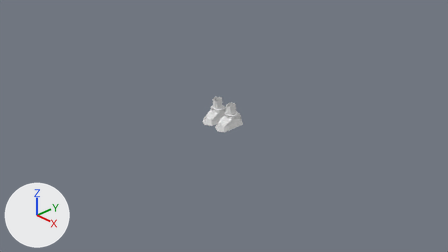
The Blender file Assets/Project/Blender/Characters.blend: old version first, new version second.
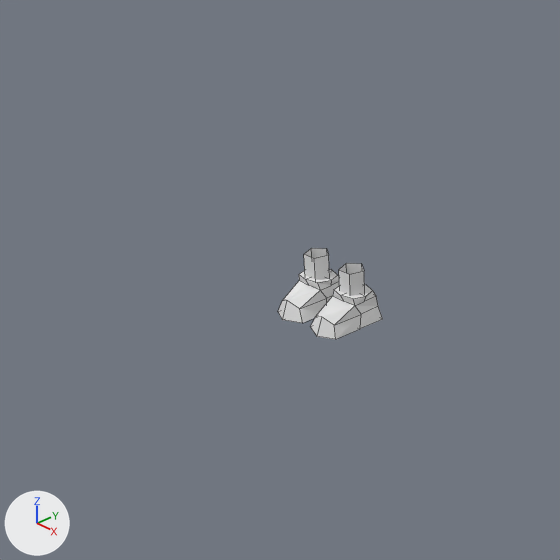
There are two pictures of each version: one from the file's camera 'Camera', one close up on the part from 21% to 70% of the width and 0% to 87% of the height. Every picture has the same lights, and +X, +Y and +Z are marked at lower left. The older version's two pictures come first. The close-ups show mesh edges as thin lines.
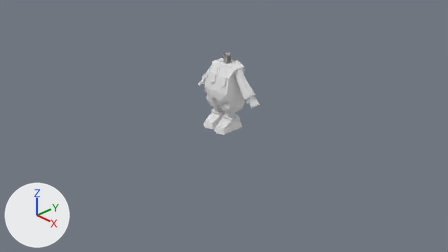
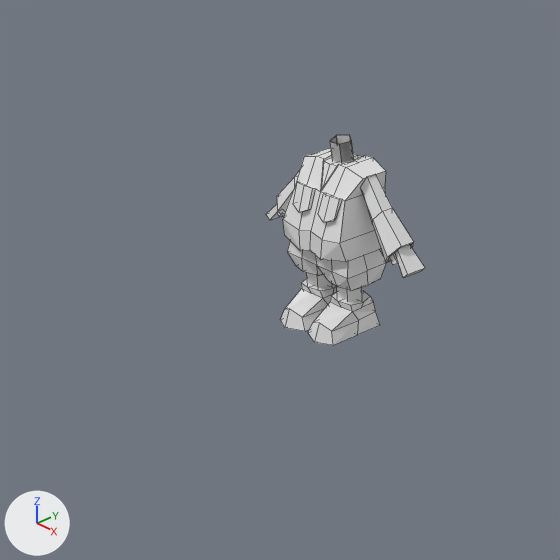
Changed parts and their boxes [x1, y1, x2, y2] in the close-ups (560 x 560 px; the box of a moved part takes in the faces that stretch with it):
'Cube.002', added: after [266, 135, 425, 277]
'Cube', reshaped, moved: before [278, 248, 382, 339]; after [280, 273, 380, 345]
'Cube.001', added: after [287, 241, 386, 290]
part 1 of me_cube_001, moved or reshaped: before [278, 269, 382, 339]; after [280, 279, 380, 345]
part 2 of me_cube_001, rebuilt: before [304, 248, 365, 296]; after [307, 273, 362, 302]

What the commit changed:
me_cube_001 is used by ob_cube; location (-0.003, 0.0, 0.282).
me_cube_001 had 44 vertices, 34 faces and spanned x -0.304..-0.04, y -0.311..0.209, z -0.285..0.131.
me_cube_001 now has 54 vertices, 34 faces, 10 loose edges and spans x -0.279..-0.015, y -0.311..0.209, z -0.285..0.131.
me_cube_001 part 1: the loose piece of 34 vertices spanning x -0.304..-0.04, y -0.311..0.209, z -0.285..-0.041 is moved by (0.025, 0.0, 0.0).
me_cube_001 part 2: the loose piece of 10 vertices spanning x -0.266..-0.089, y -0.052..0.127, z -0.064..0.131 is rebuilt with 20 vertices and now spans x -0.241..-0.064, y -0.052..0.127, z -0.064..0.131.
Mesh me_cube_002 is new.
It has 111 vertices, 81 faces and spans x -2.48..1.0, y -1.0..0.91, z -1.32..1.42.
Mesh me_cube is new.
It has 25 vertices, 18 faces, 2 loose edges and spans x -1.03..0.0, y -0.93..0.85, z -0.63..1.95.
Object 'Cube' (ob_cube) moves from (-0.003, 0.0, 0.282) to (-0.003, 0.0, 0.227).
Object 'Cube.002' (ob_cube_002) is new; it shows me_cube_002.
Its location is (0.0, 0.0, 0.886).
Its scale is (0.29, 0.29, 0.29).
It gains a MIRROR modifier named 'Mirror'.
Object 'Cube.001' (ob_cube_001) is new; it shows me_cube.
Its location is (0.0, 0.034, 0.381).
Its scale is (0.294, 0.229, 0.11).
It gains a MIRROR modifier named 'Mirror'.
